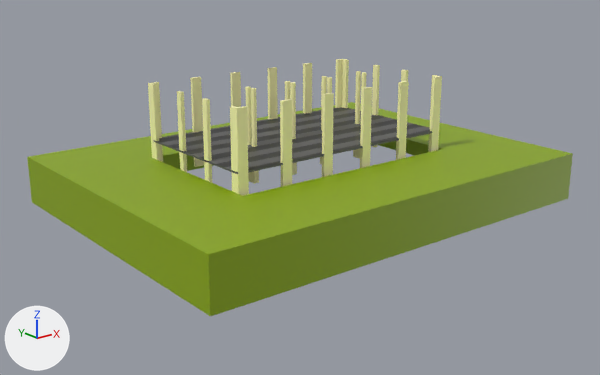
The glTF model public/Masjid.glb as it was, and as the next commit left it.
The view is the same before and after, from a camera (50 mm lens) standing at (-44.9, -55.8, 17.5) and looking at (-1.3, -1.4, -4.3). The axes (+X, +Y, +Z) are drawn at lower left. The lights are the same throughout. Where no turn or scale is listed for an object, it has been applied to the vertices. Vertices at the same position are counted once.

The first picture shows 'BC', 'BS', 'GMP', 'Ground', 'Mainpillar', 'floor'.
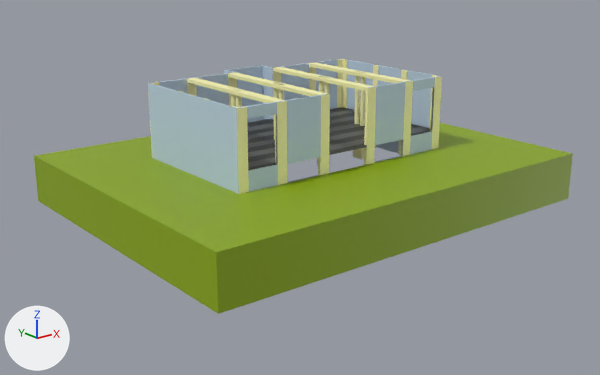
Where the newer file only moved an object's origin or applied its transform, the numbers keep the older frame.

Where the change shows, as pixel boxes [x1, y1, x2, y2] in the pictures (600 x 375 px; the box of a moved part takes in the faces that stretch with it):
'Ground', reshaped, moved
    before: [27, 102, 573, 317]
    after: [34, 123, 573, 314]
'MainWall_1st', added
    after: [148, 59, 440, 194]
'BS', reshaped
    before: [177, 63, 409, 187]
    after: [178, 65, 407, 154]
'BS.001', added (beige)
    after: [187, 62, 413, 185]
'Mainpillar', reshaped, moved
    before: [245, 71, 367, 147]
    after: [231, 71, 366, 167]
'GMP', deleted
    before: [248, 149, 360, 184]
part 1 of me_cube_032, deleted (beige)
    before: [190, 63, 409, 187]
part 3 of me_cylinder_001, moved or reshaped
    before: [355, 71, 361, 124]
    after: [354, 71, 360, 124]
part 4 of me_cylinder_001, moved or reshaped
    before: [360, 72, 367, 125]
    after: [360, 72, 366, 126]
part 5 of me_cylinder_001, added
    after: [353, 148, 364, 159]
part 6 of me_cylinder_001, added
    after: [231, 89, 236, 107]
part 7 of me_cylinder_001, added
    after: [236, 90, 242, 107]
part 8 of me_cylinder_001, moved or reshaped
    before: [321, 76, 327, 130]
    after: [273, 83, 279, 139]
part 9 of me_cylinder_001, moved or reshaped
    before: [327, 77, 332, 93]
    after: [279, 84, 284, 100]
part 10 of me_cylinder_001, moved or reshaped
    before: [285, 81, 290, 100]
    after: [319, 76, 324, 92]
part 11 of me_cylinder_001, moved or reshaped
    before: [290, 82, 296, 139]
    after: [324, 77, 330, 94]
part 12 of me_cylinder_001, deleted
    before: [245, 86, 252, 145]
part 13 of me_cylinder_001, deleted
    before: [251, 88, 257, 147]

The change in detail:
Material 'Wall' (mat_wall) is new.
Its base color is (0.525, 0.665, 0.8) (blue #c0d5e7).
me_cylinder_001 has 512 vertices, 992 faces and spans x -12.57..0.23, y -0.98..0.23, z 0.0..4.88.
me_cylinder_001 is used by ob_mainpillar; location (6.76, 0.17, -0.01).
me_cylinder_001 part 3: the loose piece of 64 vertices spanning x -0.23..0.23, y -0.23..0.23, z 0.0..4.88 is moved by (6.88, -0.22, 0.08).
me_cylinder_001 part 4: the loose piece of 64 vertices spanning x -0.23..0.23, y -0.98..-0.53, z 0.0..4.88 is moved by (6.88, -0.22, 0.08).
me_cylinder_001 part 5: a new loose piece, a box spanning x 6.65..7.11, y -1.21..0.01, z -3.12..-0.08, in mat_beam (beige #fffcb7).
me_cylinder_001 part 6: a new loose piece, a 32-sided cylinder along z spanning x -7.11..-6.65, y -0.45..0.01, z 0.08..4.95, in mat_beam (beige #fffcb7).
me_cylinder_001 part 7: a new loose piece, a 32-sided cylinder along z spanning x -7.11..-6.65, y -1.2..-0.75, z 0.08..4.95, in mat_beam (beige #fffcb7).
me_cylinder_001 part 8: the loose piece of 64 vertices spanning x -4.34..-3.89, y -0.23..0.23, z 0.0..4.88 is moved by (1.59, -0.22, 0.08).
me_cylinder_001 part 9: the loose piece of 64 vertices spanning x -4.34..-3.89, y -0.98..-0.53, z 0.0..4.88 is moved by (1.59, -0.22, 0.08).
me_cylinder_001 part 10: the loose piece of 64 vertices spanning x -8.46..-8.0, y -0.23..0.23, z 0.0..4.88 is moved by (10.75, -0.22, 0.08).
me_cylinder_001 part 11: the loose piece of 64 vertices spanning x -8.46..-8.0, y -0.98..-0.53, z 0.0..4.88 is moved by (10.75, -0.22, 0.08).
me_cylinder_001 part 12: the loose piece of 64 vertices spanning x -12.57..-12.12, y -0.23..0.23, z 0.0..4.88 is deleted.
me_cylinder_001 part 13: the loose piece of 64 vertices spanning x -12.57..-12.12, y -0.98..-0.53, z 0.0..4.88 is deleted.
me_cube_032 is used by ob_bs; location (7.44, 5.44, 0.22).
me_cube_032 had 96 vertices, 144 faces and spanned x -18.6..3.4, y -11.8..1.5, z -3.4..4.6.
me_cube_032 now has 32 vertices, 48 faces and spans x -18.6..3.4, y -7.7..-3.2, z -3.4..4.6.
me_cube_032 part 1: 8 loose pieces with 64 vertices, spanning x -14.4..-0.8, y -11.8..1.5, z -3.4..4.6, are deleted.
me_plane is used by ob_ground; location (0.0, 0.0, -1.69).
me_plane had 28 vertices, 40 faces and spanned x -19.6..18.6, y -15.1..14.0, z -4.2..0.0.
me_plane now has 34 vertices, 48 faces and spans x -18.8..18.8, y -14.9..14.3, z -2.8..1.4.
me_plane part 2: 28 vertices removed from x -19.6..18.6, y -15.1..14.0, z -4.2..0.0; 34 vertices added at x -18.8..18.8, y -14.9..14.3, z -2.8..1.4.
Mesh me_cube_002 is new.
It has 324 vertices, 636 faces and spans x -11.0..11.0, y -6.7..8.1, z -3.1..5.0.
It uses material mat_wall (blue #c0d5e7).
Mesh me_cube_027 is new.
It has 112 vertices, 216 faces and spans x -7.33..7.33, y -6.73..6.56, z -3.12..4.95.
It uses material mat_beam (beige #fffcb7).
Object 'Mainpillar' (ob_mainpillar) moves from (6.76, 0.17, -0.01) to (-0.19, 0.39, -0.09).
Object 'GMP' (ob_gmp) is deleted.
Object 'Ground' (ob_ground) moves from (0.0, 0.0, -1.69) to (-0.16, -0.27, -3.09).
Object 'MainWall_1st' (ob_mainwall_1st) is new; it shows me_cube_002.
Its location is (-0.19, 0.39, -0.09).
Object 'BS.001' (ob_bs_001) is new; it shows me_cube_027.
Its location is (-0.19, 0.39, -0.09).
